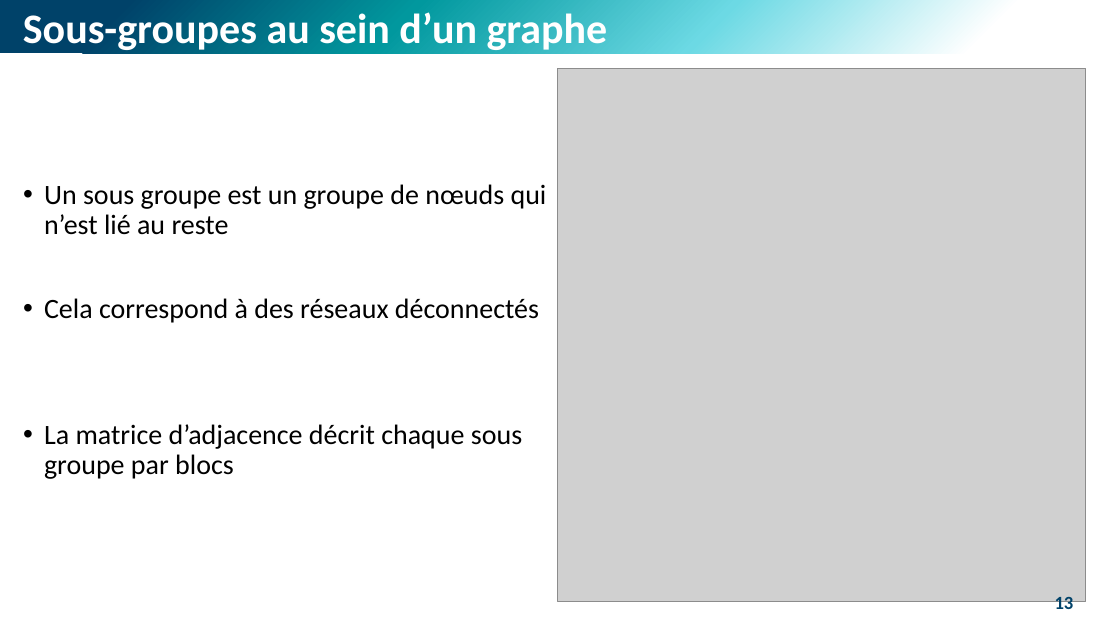
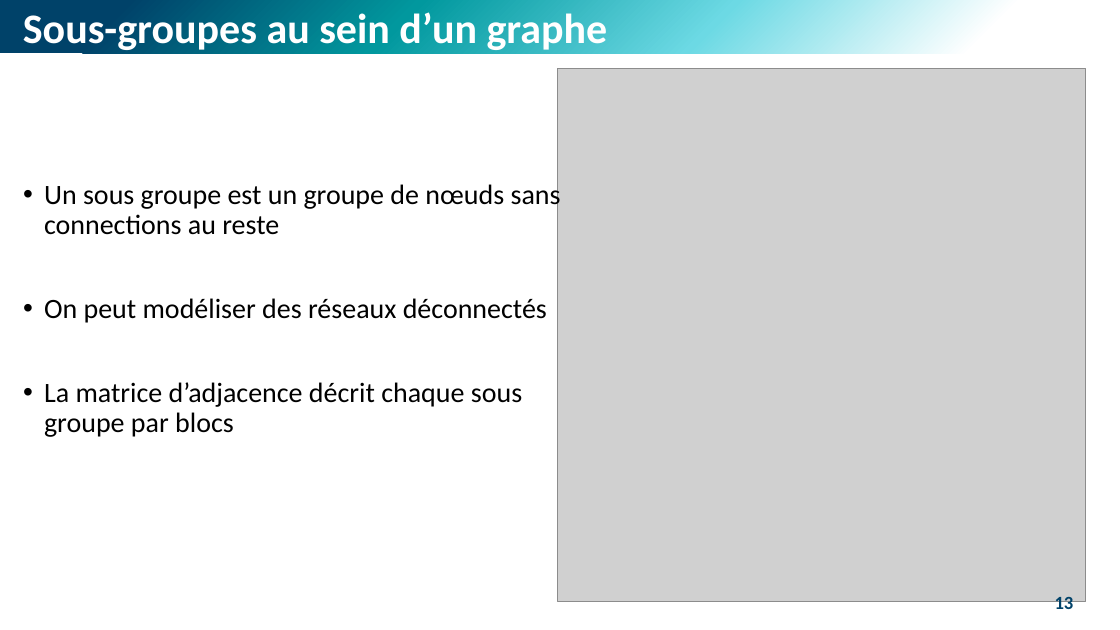
Before and after one commit to M-Berthelin/energy_mod_ISEL_MIX5, a slide deck: slide 13 of slides/3_Mod.pptx. Drawn at 1120x630 pixels with LibreOffice and Linux fonts; fonts in the diff are those of the drawing; grey boxes stand for pictures. Boxes give left, top, right and bottom in pixels: in the first picture for what was removed or moved away, otherwise in the second. Text is boxed around its words. In the diff, an @@ line names an element or a change of style, - is before the commit and + after.

```diff
--- a/slides/3_Mod.pptx
+++ b/slides/3_Mod.pptx
@@ text at box(44, 181, 561, 323): text changed @@
-• Un sous groupe est un groupe de nœuds qui n’est lié au reste
-• Cela correspond à des réseaux déconnectés
+• Un sous groupe est un groupe de nœuds sans connections au reste
+• On peut modéliser des réseaux déconnectés
```
Also in this commit, not shown: 7 other slides changed, 2 other files.
